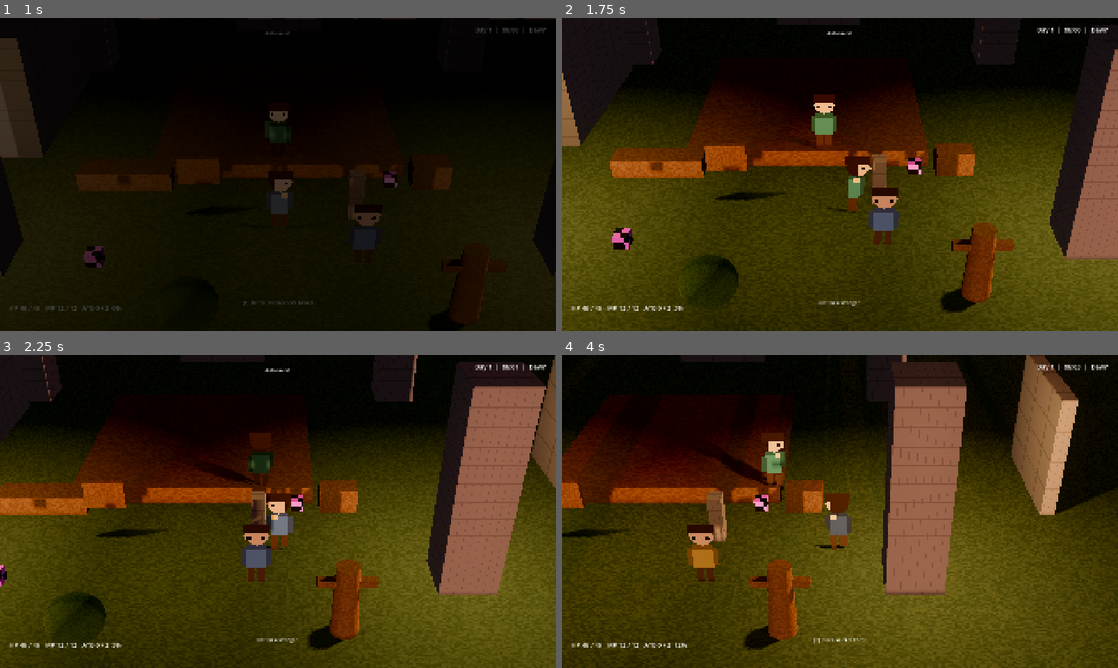
Above: before the commit, frames 1-4 (two rows, left to right).
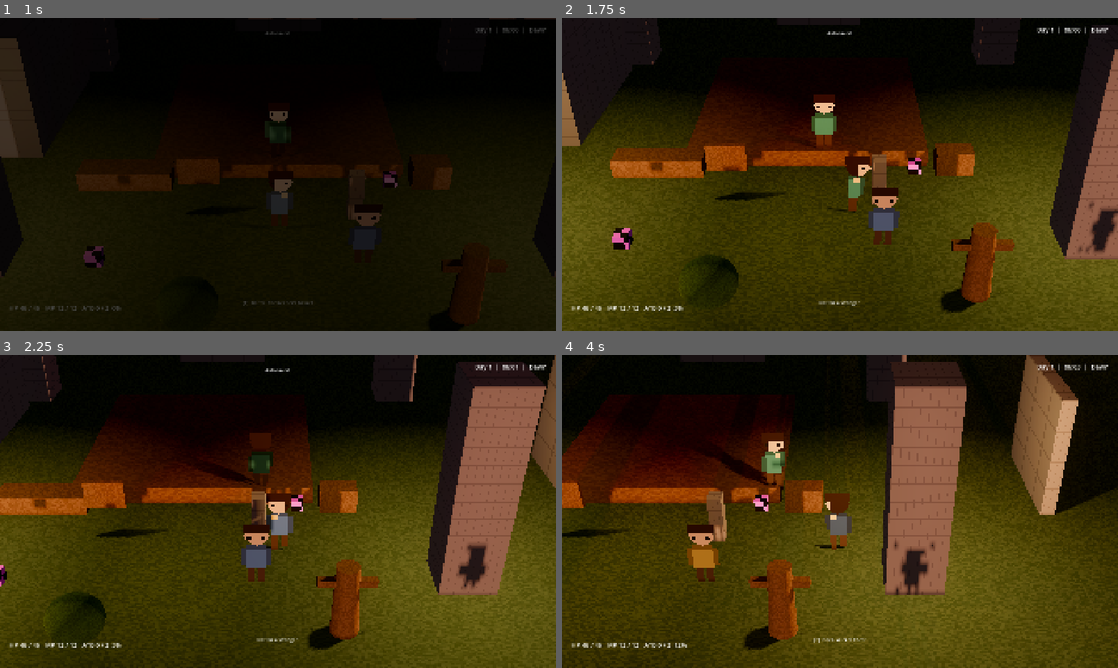
Above: after the commit, the same moments.

Repository: Raiyan-Bashar-29/HD-2D-game-base-combat
Game: Godot game, scene res://scenes/boot/game_root.tscn
Two runs of this game, one before a commit and one after it. Both use one fixed random seed, a clock stepped at 60 frames per second and the inputs below.
Inputs (mouse positions are in pixels of both pictures, inside the frame that each line leads up to):
- Up to frame 1 (1 s): click "New Game" at 0.5 s
- Up to frame 2 (1.75 s): tap Enter (ui_accept) at 1.25, 1.52 s; move the mouse to (962, 158) at 1.27 s; hold D (move_right) from 1.28 s (still down); tap Shift (run) at 1.35 s; click (962, 158) at 1.42 s
- Up to frame 3 (2.25 s): release D (move_right) at 2 s; drag from (166, 527) to (250, 574) at 2.02 s
- Up to frame 4 (4 s): move the mouse to (895, 442) at 2.77 s; hold D (move_right) 2.78-3.5 s; tap Mouse wheel down (cam_zoom_out) at 2.85 s; tap Shift (run) at 3.05 s; drag from (812, 574) to (673, 464) at 3.52 s

Frame 1 is identical in both runs. In frame 2, 0.5% of the frame differs, in the area x 92-100%, y 58-75%; in frame 3, 0.5%; in frame 4, 0.6%, in the area x 59-68%, y 59-77%.

Commit message:
C5.1: mixed formulas through symbol encounters (combat 0.47.0)
New SymbolEncounter: a child of an ActionEnemy that opens its turn-based
encounter when the party touches it or a party strike lands on it. A win
fells the field body; a flee, a loss or an unanswered request gives a
grace in fight time. ActionBrain.chase_only lets a foe have no moves on
purpose. A thorn wisp symbol in the courtyard demonstrates it. No mode
enum or setting: the formula is what the area places.

Co-Authored-By: Claude Opus 5.5 <noreply@anthropic.com>
Claude-Session: https://claude.ai/code/session_011uiqd2Zt7BVSgSNq4XTsKj

Diff:
--- /dev/null
+++ b/data/action/symbol_brain.tres
@@ -0,0 +1,12 @@
+[gd_resource type="Resource" script_class="ActionBrain" format=3]
+
+[ext_resource type="Script" path="res://src/content/combat/action_brain.gd" id="1_brain"]
+
+[resource]
+script = ExtResource("1_brain")
+aggro_radius = 3.5
+give_up_radius = 6.0
+leash_radius = 6.0
+move_speed = 1.8
+wander_radius = 1.5
+chase_only = true
--- /dev/null
+++ b/data/action/thorn_wisp_symbol.tres
@@ -0,0 +1,12 @@
+[gd_resource type="Resource" script_class="CombatantDef" format=3]
+
+[ext_resource type="Script" path="res://src/content/combat/combatant_def.gd" id="1_def"]
+
+[resource]
+script = ExtResource("1_def")
+combatant_id = &"thorn_wisp_symbol"
+name_key = "combat.enemy.thorn_wisp.name"
+base_stats = Dictionary[StringName, float]({
+&"defence": 2.0,
+&"max_hp": 20.0
+})
--- a/project.godot
+++ b/project.godot
@@ -74,7 +74,7 @@
 ; THE COMBAT FORK'S OWN RELEASE, beside [template] base/version, which is the base this fork has
 ; merged up to and is upstream's to bump. This one is bumped by combat packages, under the same
 ; major / minor / patch promise. Read by src/core/util/combat_version.gd; ADR-0008.
-core/version="0.46.0"
+core/version="0.47.0"
 ; The PartyRoster BattleHost builds the party from. A game names its own; a stripped template has
 ; none, and then no battle starts.
 party/roster="res://data/party/roster.tres"
--- a/scenes/areas/courtyard/courtyard.tscn
+++ b/scenes/areas/courtyard/courtyard.tscn
@@ -27,6 +27,10 @@
 [ext_resource type="Resource" path="res://data/actions/keeper_barter.tres" id="22_barter"]
 [ext_resource type="PackedScene" path="res://scenes/objects/strike_target.tscn" id="40_strike"]
 [ext_resource type="PackedScene" path="res://scenes/objects/encounter_point.tscn" id="41_encounter"]
+[ext_resource type="PackedScene" path="res://scenes/objects/action_enemy.tscn" id="42_enemy"]
+[ext_resource type="Resource" path="res://data/action/thorn_wisp_symbol.tres" id="43_wisp"]
+[ext_resource type="Resource" path="res://data/action/symbol_brain.tres" id="44_symbol_brain"]
+[ext_resource type="Script" path="res://src/gameplay/combat/symbol_encounter.gd" id="45_symbol"]
 
 [sub_resource type="StandardMaterial3D" id="m_ground"]
 albedo_texture = ExtResource("4_grass")
@@ -392,5 +396,15 @@
 label_key = "object.wisp_nest.label"
 encounter_id = &"encounter/thorn_wisps"
 
+[node name="ThornWispSymbol" parent="Actors" instance=ExtResource("42_enemy")]
+transform = Transform3D(1, 0, 0, 0, 1, 0, 0, 0, 1, 6, 0.1, 10)
+fighter = ExtResource("43_wisp")
+brain = ExtResource("44_symbol_brain")
+
+[node name="Symbol" type="Node" parent="Actors/ThornWispSymbol"]
+script = ExtResource("45_symbol")
+encounter_id = &"encounter/thorn_wisps"
+
 [editable path="Actors/Keeper"]
 [editable path="Interactables/TrainingDummy"]
+[editable path="Actors/ThornWispSymbol"]
--- a/src/content/combat/action_brain.gd
+++ b/src/content/combat/action_brain.gd
@@ -26,11 +26,14 @@
 @export_range(0.0, 1.0, 0.01) var retreat_below: float = 0.0
 @export var retreat_distance: float = 3.0
 @export var moves: Array[ActionBrainEntry] = []
+## True for a foe that only ever chases, never swings: the body of a `SymbolEncounter` (C5.1),
+## which starts a turn-based battle on touch. Then an empty `moves` is meant, not a mistake.
+@export var chase_only: bool = false
 
 
 func problems(context: String) -> PackedStringArray:
 	var found: PackedStringArray = PackedStringArray()
-	if moves.is_empty():
+	if moves.is_empty() and not chase_only:
 		found.append("%s has no moves, so it can never attack" % context)
 	for i: int in moves.size():
 		if moves[i] == null:
--- /dev/null
+++ b/src/gameplay/combat/symbol_encounter.gd
@@ -0,0 +1,143 @@
+class_name SymbolEncounter
+extends Node
+## A foe you can see in the field that opens a TURN-BASED battle when it touches the party (C5.1):
+## the "symbol encounter" of Chrono Trigger, Octopath or Persona. Make it a child of an
+## `ActionEnemy` (or any body with a `Combatant`), and name the `Encounter` it starts.
+##
+## WHICH FORMULA A FIGHT USES IS DECIDED BY WHAT THE AREA PLACES, not by a mode setting:
+## - an `ActionEnemy` alone fights in real time (the hybrid, when the player's loadout has `atb`);
+## - an `ActionEnemy` with this child starts a turn-based battle when it touches the party;
+## - an `EncounterPoint` starts a turn-based battle when the player talks to it.
+## So one area can hold all three, and a boss can be turn-based in a field that is not.
+##
+## IN PLAIN WORDS: when the nearest member of the party comes within `touch_radius` (checked each
+## physics frame by `watch`), or the moment a party member's strike lands on it, it asks for its
+## encounter once, through `Events.encounter_requested`, the same request an `EncounterPoint`
+## makes. A strike that fells it outright ends it in the field instead. Then it waits for that
+## battle to end:
+## - WON: the body's hp drops to 0, so the `ActionEnemy` falls its own way (lingers, is removed,
+##   is remembered if `remember_defeat`). The rewards are the encounter's, so give the field body
+##   `experience` 0 and no `loot`, or the player is paid twice.
+## - FLED or LOST: it ignores the party for `grace` seconds, so the fight does not start again
+##   the moment the screen closes.
+## A request nobody answers (no battle host, no party, an unknown id) is logged and also gives
+## `grace`: it is never left waiting.
+##
+## A FOE THAT SHOULD NEVER SWING gets a brain with no `moves` and `chase_only` set: it then only
+## chases, and the brain's problems accept the empty list. A foe with
+## moves both swings in real time and starts the battle on touch, which is a game's choice.
+##
+## OWNS: when the touch happens, and what the body does when that battle ends.
+## MUST NOT: build the battle (`BattleHost` does), or grant rewards (`Rewards` does).
+
+const CATEGORY: StringName = &"combat"
+
+## The encounter it starts, `encounter/<name>`.
+@export var encounter_id: StringName = &""
+## How close, in metres, a party member must come for the fight to start.
+@export var touch_radius: float = 1.2
+## Seconds of fight time it leaves the party alone after a flee, a loss or a refused request.
+@export var grace: float = 3.0
+
+var _grace_left: float = 0.0
+var _waiting: bool = false
+var _started: bool = false
+
+
+func _ready() -> void:
+	Events.combatant_damaged.connect(_on_damaged)
+
+
+func _physics_process(delta: float) -> void:
+	watch(delta)
+
+
+## One frame of watching. Public so a test can step it without a physics frame.
+func watch(delta: float) -> void:
+	_grace_left = maxf(0.0, _grace_left - CombatClock.scaled(delta))
+	if not _ready_to_challenge():
+		return
+	var body: Node3D = get_parent() as Node3D
+	var nearest: Hurtbox = Hurtbox.nearest_hostile(body)
+	if nearest != null and body.global_position.distance_to(nearest.global_position) <= touch_radius:
+		_challenge()
+
+
+## A strike from the party starts the battle too, the "first strike" of symbol encounters, so a
+## follower with a field brain cannot quietly beat the foe in real time. The hit itself lands.
+func _on_damaged(who: StringName, _by: StringName, _amount: int, _critical: bool) -> void:
+	var mine: Combatant = Combatant.of(get_parent())
+	if mine != null and who == mine.combatant_id and _ready_to_challenge():
+		_challenge()
+
+
+## Not already waiting, not in grace, named an encounter, and the body still stands.
+func _ready_to_challenge() -> bool:
+	var body: Node3D = get_parent() as Node3D
+	if _waiting or _grace_left > 0.0 or encounter_id == &"" or body == null:
+		return false
+	var vitals: Vitals = Vitals.of(body)
+	return vitals == null or not vitals.is_defeated()
+
+
+## True while the battle it asked for is open.
+func waiting() -> bool:
+	return _waiting
+
+
+func problems(context: String) -> PackedStringArray:
+	var found: PackedStringArray = PackedStringArray()
+	if encounter_id == &"":
+		found.append("%s names no encounter" % context)
+	if touch_radius <= 0.0:
+		found.append("%s has a touch radius of %s" % [context, touch_radius])
+	if grace < 0.0:
+		found.append("%s has a negative grace" % context)
+	return found
+
+
+## Asks for the encounter once. `Battle` announces `battle_started` while the request is still
+## being answered, so by the time `emit` returns we know whether a fight opened.
+func _challenge() -> void:
+	_waiting = true
+	_started = false
+	Events.battle_started.connect(_on_battle_started, CONNECT_ONE_SHOT)
+	Events.battle_ended.connect(_on_battle_ended)
+	Events.encounter_requested.emit(encounter_id)
+	if _started:
+		return
+	Log.warn(CATEGORY, "%s asked for '%s' and no battle opened" % [get_parent().name, encounter_id])
+	if Events.battle_started.is_connected(_on_battle_started):
+		Events.battle_started.disconnect(_on_battle_started)
+	_stop_waiting()
+
+
+func _on_battle_started(_enemy_ids: Array[StringName]) -> void:
+	_started = true
+
+
+func _on_battle_ended(outcome: int) -> void:
+	if outcome == Battle.Outcome.WON:
+		var vitals: Vitals = Vitals.of(get_parent())
+		if vitals != null:
+			vitals.set_to(&"hp", 0)
+		_waiting = false
+		Events.battle_ended.disconnect(_on_battle_ended)
+		return
+	_stop_waiting()
+
+
+func _stop_waiting() -> void:
+	_waiting = false
+	_grace_left = grace
+	if Events.battle_ended.is_connected(_on_battle_ended):
+		Events.battle_ended.disconnect(_on_battle_ended)
+
+
+func _exit_tree() -> void:
+	if Events.combatant_damaged.is_connected(_on_damaged):
+		Events.combatant_damaged.disconnect(_on_damaged)
+	if Events.battle_ended.is_connected(_on_battle_ended):
+		Events.battle_ended.disconnect(_on_battle_ended)
+	if Events.battle_started.is_connected(_on_battle_started):
+		Events.battle_started.disconnect(_on_battle_started)
--- a/tests/test_runner.gd
+++ b/tests/test_runner.gd
@@ -112,6 +112,7 @@
 	"res://tests/unit/ally_brain_test.gd",
 	"res://tests/unit/ally_fight_test.gd",
 	"res://tests/unit/variants_test.gd",
+	"res://tests/unit/symbol_encounter_test.gd",
 	"res://tests/unit/battle_menu_test.gd",
 	"res://tests/unit/battle_readout_test.gd",
 	"res://tests/unit/combat_input_test.gd",
--- /dev/null
+++ b/tests/unit/symbol_encounter_test.gd
@@ -0,0 +1,142 @@
+extends TestCase
+## Symbol encounters (C5.1): a field foe with a `SymbolEncounter` child asks for its turn-based
+## encounter once when the party comes within `touch_radius`. A win fells the field body, a
+## flee or a loss leaves it quiet for `grace` seconds, and a request nobody answers never leaves
+## it stuck. The test is its own battle host: it answers the request by announcing a battle.
+##
+## OWNS: assertions about `SymbolEncounter`.
+## MUST NOT: name a game's encounters, or wait for frames.
+
+const DT: float = 0.1
+const ID: StringName = &"encounter/fixture_symbol"
+
+var _requests: Array[StringName] = []
+var _answer: bool = true
+var _fallen: Array[StringName] = []
+
+
+func run() -> void:
+	plan(16)
+	SaveFixture.activate()
+	Flags.clear_all()
+	Events.encounter_requested.connect(_on_request)
+	Events.field_enemy_defeated.connect(_on_fallen)
+	var hero := _hero(Vector3(0, 0, -5))
+	var foe := _foe()
+	var symbol: SymbolEncounter = foe.get_node("Symbol") as SymbolEncounter
+	_touching(foe, symbol, hero)
+	_fleeing_and_refused(symbol, hero)
+	_winning(foe, symbol)
+	_checks()
+	Events.encounter_requested.disconnect(_on_request)
+	Events.field_enemy_defeated.disconnect(_on_fallen)
+	foe.free()
+	hero.free()
+	CombatClock.reset()
+	Flags.clear_all()
+
+
+func _touching(foe: ActionEnemy, symbol: SymbolEncounter, hero: Node3D) -> void:
+	symbol.watch(DT)
+	equal("a party member far away starts nothing", _requests.size(), 0)
+	hero.global_position = foe.global_position + Vector3(0, 0, -1)
+	symbol.watch(DT)
+	equal("within the touch radius, its encounter is asked for once", [_requests, symbol.waiting()], [[ID], true])
+	symbol.watch(DT)
+	equal("while that battle is open it asks no more", _requests.size(), 1)
+	Events.battle_ended.emit(Battle.Outcome.FLED)
+	equal("a flee ends the wait", symbol.waiting(), false)
+
+
+func _fleeing_and_refused(symbol: SymbolEncounter, hero: Node3D) -> void:
+	symbol.watch(DT)
+	equal("after a flee it leaves the party alone for its grace", _requests.size(), 1)
+	CombatClock.set_scale(0.0)
+	for i: int in 40:
+		symbol.watch(DT)
+	equal("the grace counts fight time: a stopped clock keeps it", _requests.size(), 1)
+	CombatClock.reset()
+	for i: int in 30:
+		symbol.watch(DT)
+	equal("once the grace has run out, a touch asks again", _requests.size(), 2)
+	Events.battle_ended.emit(Battle.Outcome.LOST)
+	_answer = false
+	for i: int in 31:
+		symbol.watch(DT)
+	equal("a request nobody answers is not left waiting", [_requests.size(), symbol.waiting()], [3, false])
+	_answer = true
+	for i: int in 31:
+		symbol.watch(DT)
+	equal("and after its grace it asks again", [_requests.size(), symbol.waiting()], [4, true])
+	hero.global_position = Vector3(0, 0, -20)
+	Events.battle_ended.emit(Battle.Outcome.FLED)
+	for i: int in 31:
+		symbol.watch(DT)
+	Events.combatant_damaged.emit(&"fixture_hero", &"fixture_symbol_foe/Foe", 3, false)
+	equal("someone else being hit starts nothing", _requests.size(), 4)
+	Events.combatant_damaged.emit(&"fixture_symbol_foe/Foe", &"fixture_hero", 3, false)
+	equal("a strike landing on it starts its battle: a first strike", [_requests.size(), symbol.waiting()], [5, true])
+
+
+func _winning(foe: ActionEnemy, symbol: SymbolEncounter) -> void:
+	Events.battle_ended.emit(Battle.Outcome.WON)
+	equal("a won battle drops the field body to 0 hp", [Vitals.of(foe).current(&"hp"), symbol.waiting()], [0, false])
+	foe.act(DT)
+	equal("and it falls its own way", _fallen, [&"fixture_symbol_foe/Foe"])
+	Events.battle_ended.emit(Battle.Outcome.FLED)
+	symbol.watch(DT)
+	equal("a battle it did not ask for is ignored, and a fallen foe asks nothing", _requests.size(), 5)
+
+
+func _checks() -> void:
+	var bad := SymbolEncounter.new()
+	bad.touch_radius = 0.0
+	equal("problems: no encounter and no radius", bad.problems("x").size(), 2)
+	bad.free()
+	var chaser := ActionBrain.new()
+	chaser.chase_only = true
+	equal("a chase-only brain may have no moves", chaser.problems("x"), PackedStringArray())
+
+
+func _on_request(id: StringName) -> void:
+	_requests.append(id)
+	if _answer:
+		Events.battle_started.emit([&"fixture"] as Array[StringName])
+
+
+func _on_fallen(who: StringName, _experience: int, _loot: Array[StringName]) -> void:
+	_fallen.append(who)
+
+
+func _foe() -> ActionEnemy:
+	var def := CombatantDef.new()
+	def.combatant_id = &"fixture_symbol_foe"
+	def.faction = &"side_b"
+	def.base_stats = {&"max_hp": 20.0}
+	var brain := ActionBrain.new()
+	brain.wander_radius = 0.0
+	brain.chase_only = true
+	var made := build("res://scenes/objects/action_enemy.tscn") as ActionEnemy
+	made.name = "Foe"
+	made.fighter = def
+	made.brain = brain
+	var symbol := SymbolEncounter.new()
+	symbol.name = "Symbol"
+	symbol.encounter_id = ID
+	made.add_child(symbol)
+	attach(made)
+	return made
+
+
+func _hero(at: Vector3) -> Node3D:
+	var actor := Node3D.new()
+	actor.position = at
+	actor.add_child(Vitals.new())
+	var combatant := Combatant.new()
+	combatant.combatant_id = &"fixture_hero"
+	combatant.faction = &"side_a"
+	combatant.base_stats = {&"max_hp": 30.0}
+	actor.add_child(combatant)
+	actor.add_child(Hurtbox.new())
+	attach(actor)
+	return actor
Not shown: 1 places in scenes/areas/courtyard/courtyard.tscn that only renumber resources
Not shown, added: src/gameplay/combat/symbol_encounter.gd.uid
Not shown, added: tests/unit/symbol_encounter_test.gd.uid
Not shown, changed: .claude/agent-notes.md
Not shown, changed: docs/AUTHORING.md
Not shown, changed: docs/COMBAT.md
Not shown, changed: docs/COMBAT_DEVLOG.md
Not shown, changed: docs/HANDOFF.md
